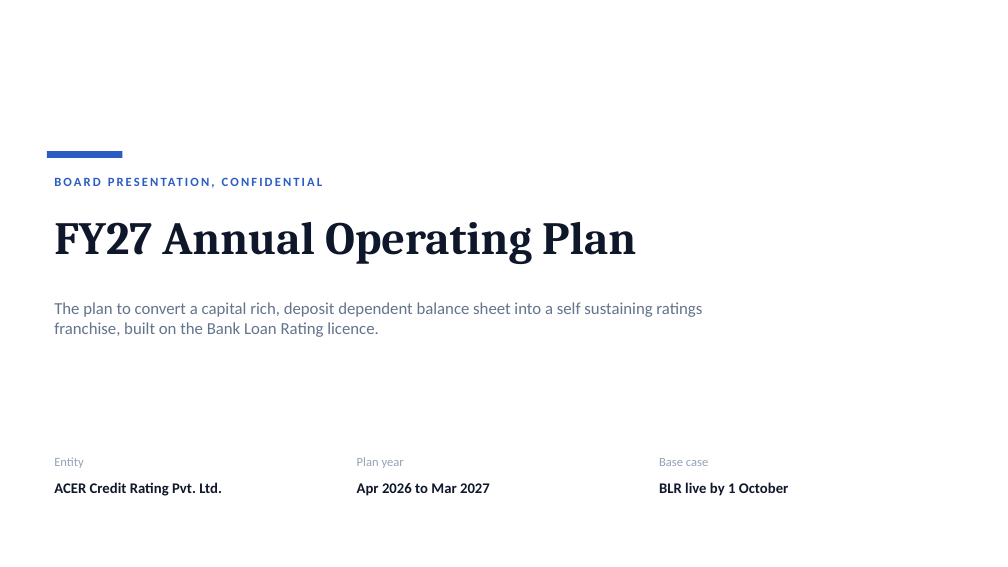
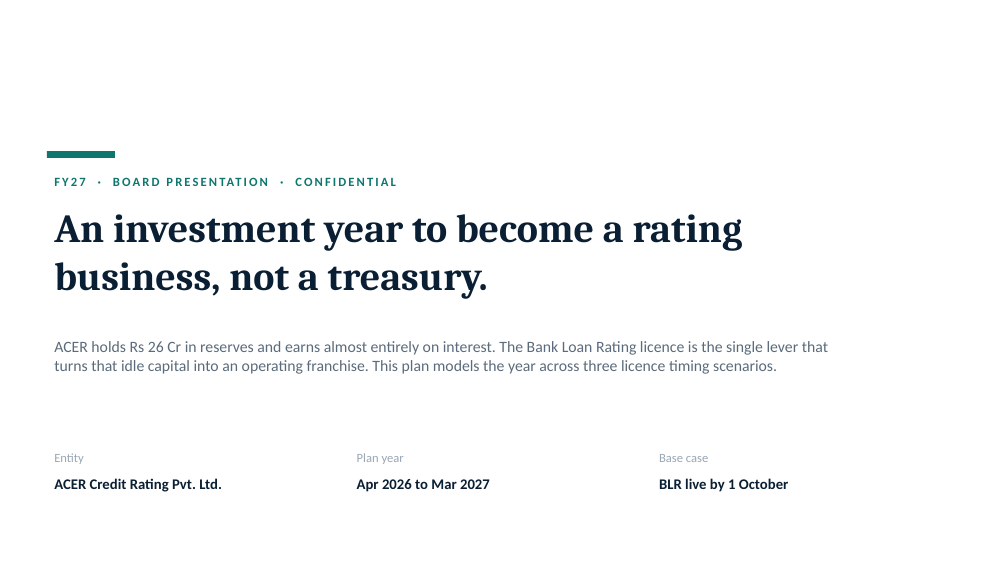
Before and after one commit to acer-developer/AOP, a slide deck: slide 1 of board/AOP_board_presentation.pptx. Drawn at 1008x567 pixels with LibreOffice and Linux fonts; fonts in the diff are those of the drawing. Boxes give left, top, right and bottom in pixels: in the first picture for what was removed or moved away, otherwise in the second. Text is boxed around its words. In the diff, an @@ line names an element or a change of style, - is before the commit and + after.

```diff
--- a/board/AOP_board_presentation.pptx
+++ b/board/AOP_board_presentation.pptx
@@ text at [47,170,879,193]: text changed; text colour #2B5CC4 to #0F766E @@
-BOARD PRESENTATION, CONFIDENTIAL
+FY27 · BOARD PRESENTATION · CONFIDENTIAL
@@ rectangle: place and size @@
-rectangle at [47,151,123,158]
+rectangle at [47,151,115,158]
@@ rectangle at [47,151,115,158]: fill #2B5CC4 to #0F766E @@
@@ text at [54,214,743,299]: text changed; size 44 to 38 pt; text colour #0F172A to #0A1F33 @@
-FY27 Annual Operating Plan
+An investment year to become a rating business, not a treasury.
@@ text at [54,341,828,374]: text changed; size 16 to 15 pt; text colour #64748B to #5B6B7B @@
-The plan to convert a capital rich, deposit dependent balance sheet into a self sustaining ratings franchise, built on the Bank Loan Rating licence.
+ACER holds Rs 26 Cr in reserves and earns almost entirely on interest. The Bank Loan Rating licence is the single lever that turns that idle capital into an operating franchise. This plan models the year across three licence timing scenarios.
@@ text colour #94A3B8 to #9AA7B4 in 3 elements at [54,453,84,464], [357,453,404,464], [659,454,708,462] @@
@@ text colour #0F172A to #0A1F33 in 3 elements at [54,478,222,492], [357,479,490,492], [659,478,789,492] @@
```
Also in this commit, not shown: 14 other slides changed.
